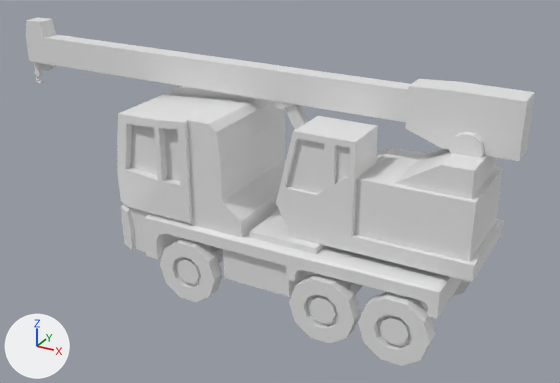
One commit to the FBX model prototype3/Maya_Reboot/scenes/Environment/Crane.fbx: the scene before it, then after it.
Camera for both pictures: a 50 mm lens placed at (2.06, -3.88, 2.61), pointed at (-0.12, 0.08, 0.62). The lights are fixed; the arrows at lower left show +X, +Y and +Z. Materials are left out; every surface is plain grey.

Names of what the first picture shows: 'BackSeat', 'Crane', 'Truck', 'Wheels'.
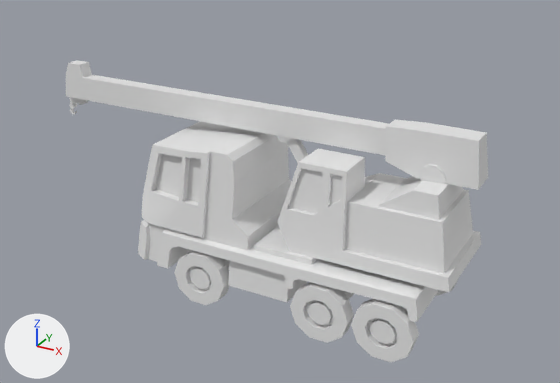
Boxes (x1, y1, x2, y2) around the edits, measured in the pictures (560 x 383 px; the box of a moved part takes in the faces that stretch with it):
'Truck', reshaped, moved, rescaled (13% narrower, 14% shorter): before (117, 86, 462, 319); after (138, 121, 439, 322)
'Crane', moved, rescaled (17% narrower, 10% shorter): before (26, 17, 535, 161); after (66, 60, 488, 190)
'BackSeat', reshaped, moved, rescaled (10% narrower, 13% shorter): before (276, 116, 504, 282); after (277, 148, 482, 292)
'Wheels', reshaped, moved, rescaled (8% narrower, 13% shorter): before (160, 238, 470, 366); after (174, 251, 458, 362)
part 1 of me_mesh_003, moved or reshaped: before (358, 292, 435, 366); after (351, 299, 419, 362)
part 2 of me_mesh_003, moved or reshaped: before (453, 280, 470, 296); after (436, 280, 458, 296)
part 3 of me_mesh_003, moved or reshaped: before (289, 273, 428, 344); after (290, 282, 407, 343)
part 4 of me_mesh_003, moved or reshaped: before (160, 238, 223, 302); after (174, 251, 230, 305)
part 6 of me_mesh, moved or reshaped: before (250, 210, 325, 254); after (255, 226, 317, 265)
part 7 of me_mesh, moved or reshaped: before (117, 86, 462, 319); after (138, 121, 439, 322)

The edits, one by one:
me_mesh_003 is used by ob_wheels; parent ob_truck; location (14.32, -39.69, 0.0).
me_mesh_003 had 450 vertices, 522 faces and spanned x -74.1..74.1, y -17.5..17.5, z -37.4..37.4.
me_mesh_003 now has 450 vertices, 522 faces and spans x -75.9..82.8, y -17.5..17.5, z -45.0..45.0.
me_mesh_003 part 1: the loose piece of 62 vertices spanning x 39.6..74.1, y -17.5..15.3, z 29.6..37.4 is multiplied about its middle by the matrix ((1.071, -0.068, 0.0), (0.0, 1.0, 0.0), (0.0, -0.054, 1.176)), then moved by (7.5, 0.0, 5.9).
me_mesh_003 part 2: the loose piece of 62 vertices spanning x 39.6..74.1, y -17.5..15.3, z -37.4..-29.6 is multiplied about its middle by the matrix ((1.071, -0.068, 0.0), (0.0, 1.0, 0.0), (0.0, 0.054, 1.176)), then moved by (7.5, 0.0, -5.9).
me_mesh_003 part 3: 176 of 450 vertices moved; they spanned x 3.3..63.6, y -17.5..17.5, z -37.4..37.4 and now span x 7.0..71.6, y -17.5..17.5, z -45.0..45.0; mean shift (5.3, 0.0, 0.0); largest move (58.8, -7.4, 31.6) -> (66.9, -7.4, 37.5).
me_mesh_003 part 4: 150 of 450 vertices moved; they spanned x -74.1..-39.6, y -17.5..17.5, z -37.4..37.4 and now span x -75.9..-39.0, y -17.5..17.5, z -45.0..45.0; mean shift (-0.5, 0.0, 0.0); largest move (-62.2, -17.5, 37.4) -> (-63.2, -17.5, 45.0).
me_mesh_001 is used by ob_backseat; parent ob_truck; location (20.45, -11.93, 2.33).
me_mesh_001 had 167 vertices, 177 faces and spanned x -16.5..80.9, y 0.0..58.6, z -28.0..23.3.
me_mesh_001 now has 167 vertices, 177 faces and spans x -15.5..90.1, y 0.0..58.6, z -34.1..29.5.
me_mesh_001 part 5: 167 of 167 vertices moved; they spanned x -16.5..80.9, y 0.0..58.6, z -28.0..23.3 and now span x -15.5..90.1, y 0.0..58.6, z -34.1..29.5; mean shift (2.8, 0.0, 0.0); largest move (80.9, 0.0, 23.3) -> (90.1, 0.0, 29.5).
me_mesh is used by ob_truck; location (0.017, 0.0, 0.689); rotation (1.571, 0.0, 0.0), in degrees (90, 0, 0); scale (0.012, 0.012, 0.012).
me_mesh had 367 vertices, 390 faces and spanned x -90.0..90.0, y -41.0..41.0, z -36.0..36.0.
me_mesh now has 367 vertices, 390 faces and spans x -95.0..97.0, y -41.0..41.0, z -44.0..44.0.
me_mesh part 6: the loose piece of 12 vertices spanning x -8.0..28.0, y -15.0..-12.0, z -30.0..30.0 is scaled about the mesh origin by (1.05, 1, 1.15).
me_mesh part 7: 349 of 367 vertices moved; they spanned x -90.0..90.0, y -41.0..41.0, z -36.0..36.0 and now span x -95.0..97.0, y -41.0..41.0, z -44.0..44.0; mean shift (1.0, 0.0, 0.0); largest move (90.0, -29.0, 34.0) -> (97.0, -29.0, 41.0).
Object 'Crane' (ob_crane) moves from (72.13, 49.08, -9.521) to (72.13, 49.08, -8.578).
Object 'Truck' (ob_truck) moves from (0.017, 0.0, 0.689) to (0.017, 0.0, 0.573).
Object 'Truck' (ob_truck) is rescaled from (0.012, 0.012, 0.012) to (0.01, 0.01, 0.01).
